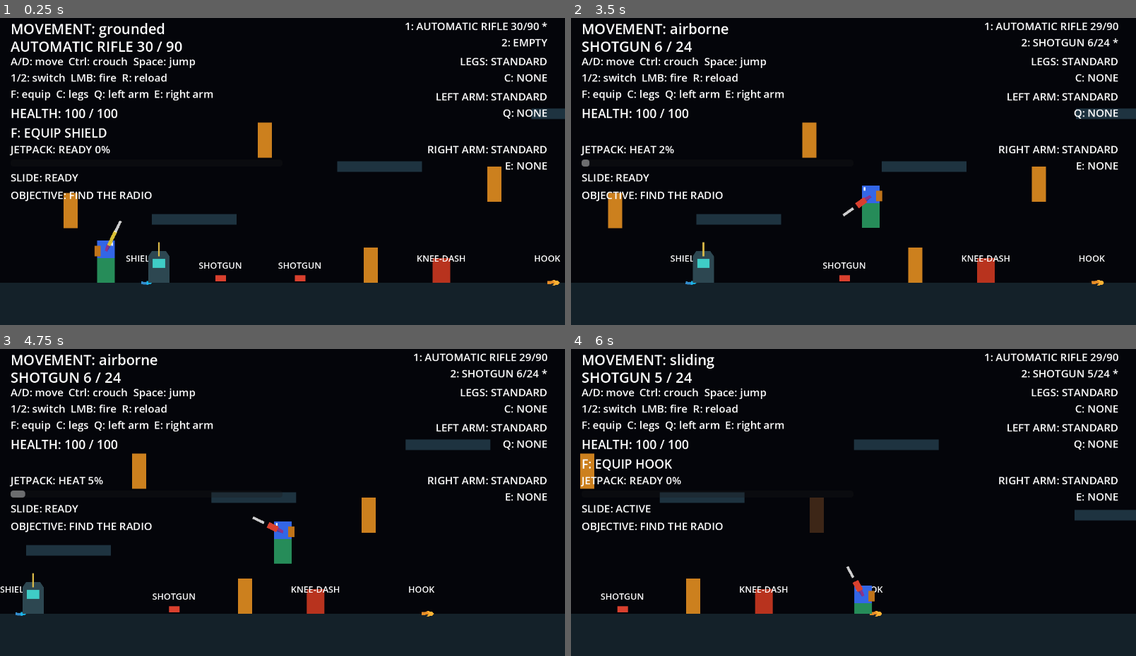
Above: before the commit, frames 1-4 (two rows, left to right).
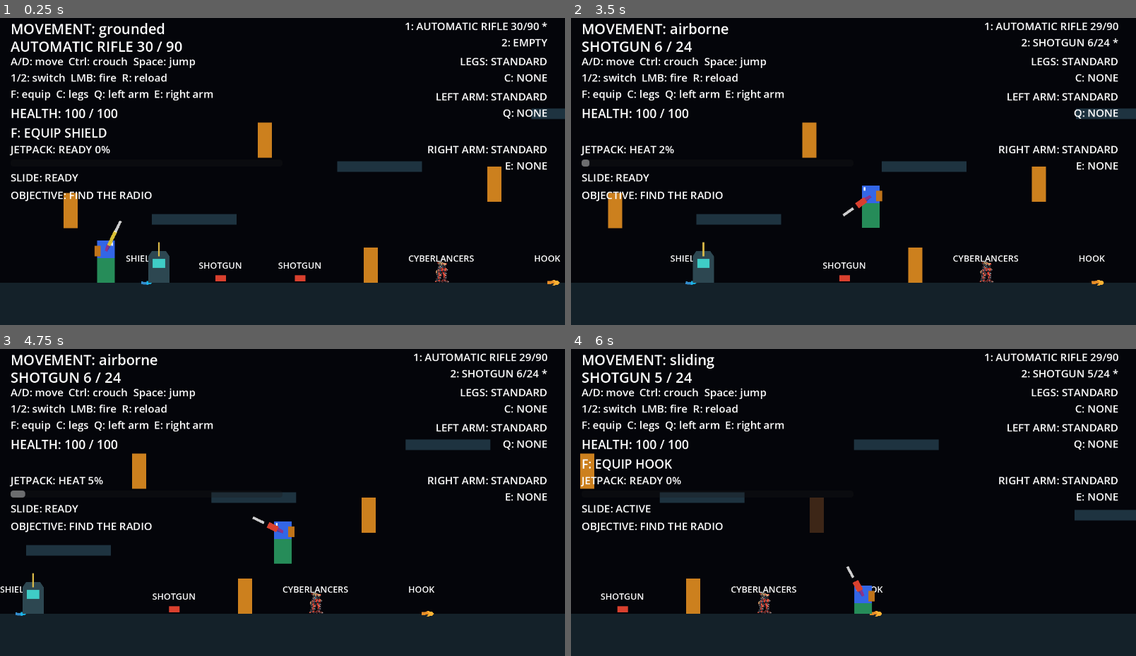
Above: after the commit, the same moments.

Repository: Blackpoint133/Project_PG
Game: Godot game, scene res://scenes/main.tscn
Two runs of this game, one before a commit and one after it. Both use one fixed random seed, a clock stepped at 60 frames per second and the inputs below.
Inputs (mouse positions are in pixels of both pictures, inside the frame that each line leads up to):
- Up to frame 1 (0.25 s): no input
- Up to frame 2 (3.5 s): tap Enter at 0.5 s; move the mouse to (977, 150) at 0.52 s; hold Ctrl (crouch) 0.53-1.28 s; hold D (move_right) 0.53-2.03 s; tap Space (jump) at 0.77, 1.52, 2.75, 3.02 s; move the mouse to (740, 183) at 1.27 s; click (740, 183) at 1.35 s; move the mouse to (910, 97) at 2.02 s; hold Q (left_arm_ability) 2.03-2.78 s; tap F (interact) at 2.1 s; move the mouse to (825, 229) at 2.77 s; hold D (move_right) from 2.78 s (still down); tap C (leg_ability) at 2.85 s
- Up to frame 3 (4.75 s): move the mouse to (452, 545) at 3.52 s; tap 1 (weapon_1) at 3.6 s; tap Space (jump) at 3.77, 4.52 s; move the mouse to (113, 450) at 4.27 s; release D (move_right) at 4.28 s; hold Q (left_arm_ability) from 4.28 s (still down); tap 2 (weapon_2) at 4.35 s
- Up to frame 4 (6 s): move the mouse to (881, 496) at 5.02 s; release Q (left_arm_ability) at 5.03 s; hold D (move_right) 5.03-5.78 s; hold Ctrl (crouch) 5.03-5.78 s; move the mouse to (768, 419) at 5.77 s; hold Q (left_arm_ability) from 5.78 s (still down); click (768, 419) at 5.85 s

The runs differ from the first frame. In frame 1, 0.4% of the frame differs, in the area x 72-84%, y 77-87%; in frame 2, 0.4%; in frame 3, 0.4%; in frame 4, 0.4%, in the area x 28-40%, y 77-87%.
Error after the commit: Trying to assign value of type 'Sprite2D' to a variable of type 'ColorRect'. (res://scripts/player/modules/placeholder_legs.gd:3)

Commit message:
feat: add Cyberlancers player visual

Diff:
--- a/Game/resources/equipment/knee_dash_legs.tres
+++ b/Game/resources/equipment/knee_dash_legs.tres
@@ -1,12 +1,12 @@
 [gd_resource type="Resource" script_class="LegDefinition" load_steps=4 format=3]
 
 [ext_resource type="Script" path="res://scripts/equipment/leg_definition.gd" id="1_definition"]
-[ext_resource type="PackedScene" path="res://scenes/player/modules/placeholder_knee_dash_legs.tscn" id="2_visual"]
+[ext_resource type="PackedScene" path="res://scenes/player/modules/cyberlancers_legs.tscn" id="2_visual"]
 [ext_resource type="Resource" path="res://resources/equipment/knee_dash_ability.tres" id="3_ability"]
 
 [resource]
 script = ExtResource("1_definition")
 equipment_id = "knee_dash_legs"
-display_name = "KNEE-DASH"
+display_name = "CYBERLANCERS"
 held_visual_scene = ExtResource("2_visual")
 ability_definition = ExtResource("3_ability")
--- /dev/null
+++ b/Game/scenes/player/modules/cyberlancers_legs.tscn
@@ -0,0 +1,22 @@
+[gd_scene load_steps=3 format=3]
+
+[ext_resource type="Script" path="res://scripts/player/modules/placeholder_legs.gd" id="1_legs"]
+[ext_resource type="Texture2D" path="res://assets/sprites/equipment/legs/cyberlancers/cyberlancers_player_64x64.png" id="2_cyberlancers"]
+
+[node name="CyberlancersLegs" type="Node2D"]
+script = ExtResource("1_legs")
+
+[node name="StandingVisual" type="Sprite2D" parent="."]
+texture_filter = 1
+texture = ExtResource("2_cyberlancers")
+position = Vector2(-32, -64)
+centered = false
+
+[node name="CrouchingVisual" type="Sprite2D" parent="."]
+visible = false
+texture_filter = 1
+texture = ExtResource("2_cyberlancers")
+position = Vector2(-32, -32)
+centered = false
+region_enabled = true
+region_rect = Rect2(0, 32, 64, 32)
--- a/Game/scenes/player/modules/placeholder_knee_dash_legs.tscn
+++ /dev/null
@@ -1,17 +0,0 @@
-[gd_scene load_steps=2 format=3]
-
-[ext_resource type="Script" path="res://scripts/player/modules/placeholder_legs.gd" id="1_legs"]
-
-[node name="PlaceholderKneeDashLegs" type="Node2D"]
-script = ExtResource("1_legs")
-
-[node name="StandingVisual" type="ColorRect" parent="."]
-size = Vector2(40, 56)
-position = Vector2(-20, -56)
-color = Color(0.72, 0.2, 0.12, 1)
-
-[node name="CrouchingVisual" type="ColorRect" parent="."]
-visible = false
-size = Vector2(40, 24)
-position = Vector2(-20, -24)
-color = Color(0.72, 0.2, 0.12, 1)
